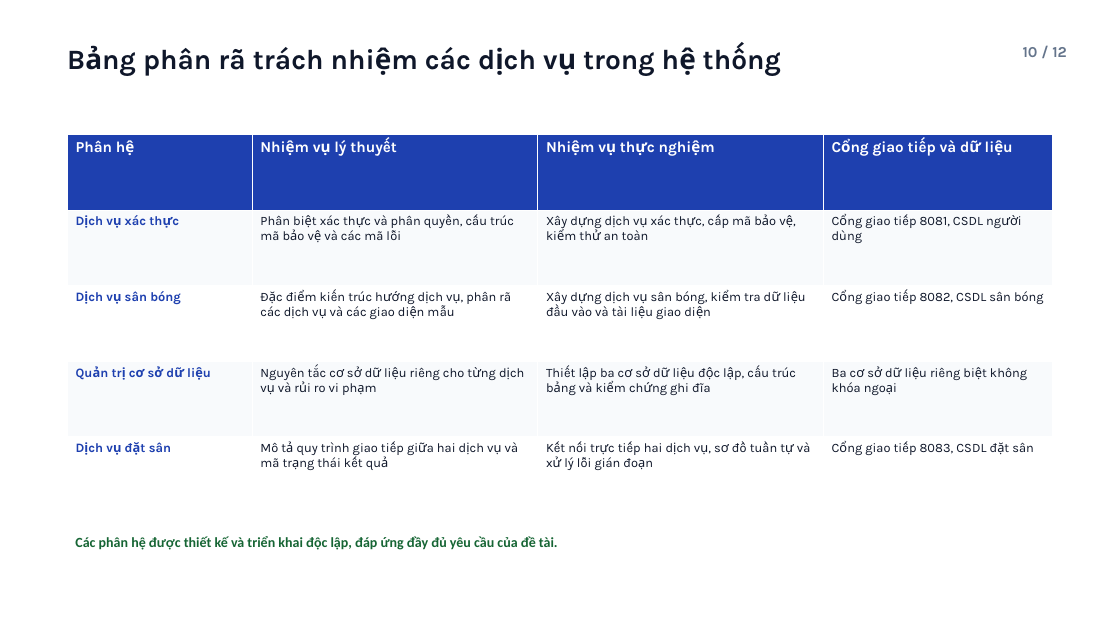
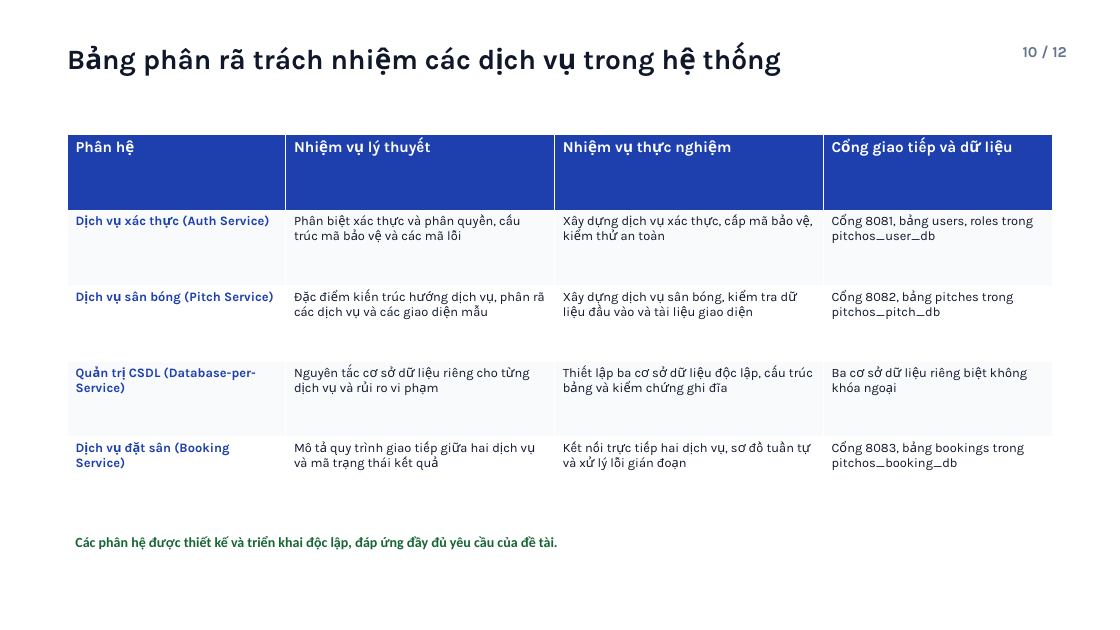
Before and after one commit to viduchung/PTPM, a slide deck: slide 10 of docs/PitchOS-mo-hinh-kien-truc.pptx. Drawn at 1120x630 pixels with LibreOffice and Linux fonts; fonts in the diff are those of the drawing. Boxes give left, top, right and bottom in pixels: in the first picture for what was removed or moved away, otherwise in the second. Text is boxed around its words. In the diff, an @@ line names an element or a change of style, - is before the commit and + after.

Commit message:
docs: them ten service va bang sql trong ngoac tron, khong co icon va khong co phan cong ca nhan

```diff
--- a/docs/PitchOS-mo-hinh-kien-truc.pptx
+++ b/docs/PitchOS-mo-hinh-kien-truc.pptx
@@ table at [67,134,1053,513] @@
-row 2, column 1: Dịch vụ xác thực
+row 2, column 1: Dịch vụ xác thực (Auth Service)
-row 2, column 4: Cổng giao tiếp 8081, CSDL người dùng
+row 2, column 4: Cổng 8081, bảng users, roles trong pitchos_user_db
-row 3, column 1: Dịch vụ sân bóng
+row 3, column 1: Dịch vụ sân bóng (Pitch Service)
-row 3, column 4: Cổng giao tiếp 8082, CSDL sân bóng
+row 3, column 4: Cổng 8082, bảng pitches trong pitchos_pitch_db
-row 4, column 1: Quản trị cơ sở dữ liệu
+row 4, column 1: Quản trị CSDL (Database-per-Service)
-row 5, column 1: Dịch vụ đặt sân
+row 5, column 1: Dịch vụ đặt sân (Booking Service)
-row 5, column 4: Cổng giao tiếp 8083, CSDL đặt sân
+row 5, column 4: Cổng 8083, bảng bookings trong pitchos_booking_db
```
Also in this commit, not shown: 7 other slides changed, 8 other files.
